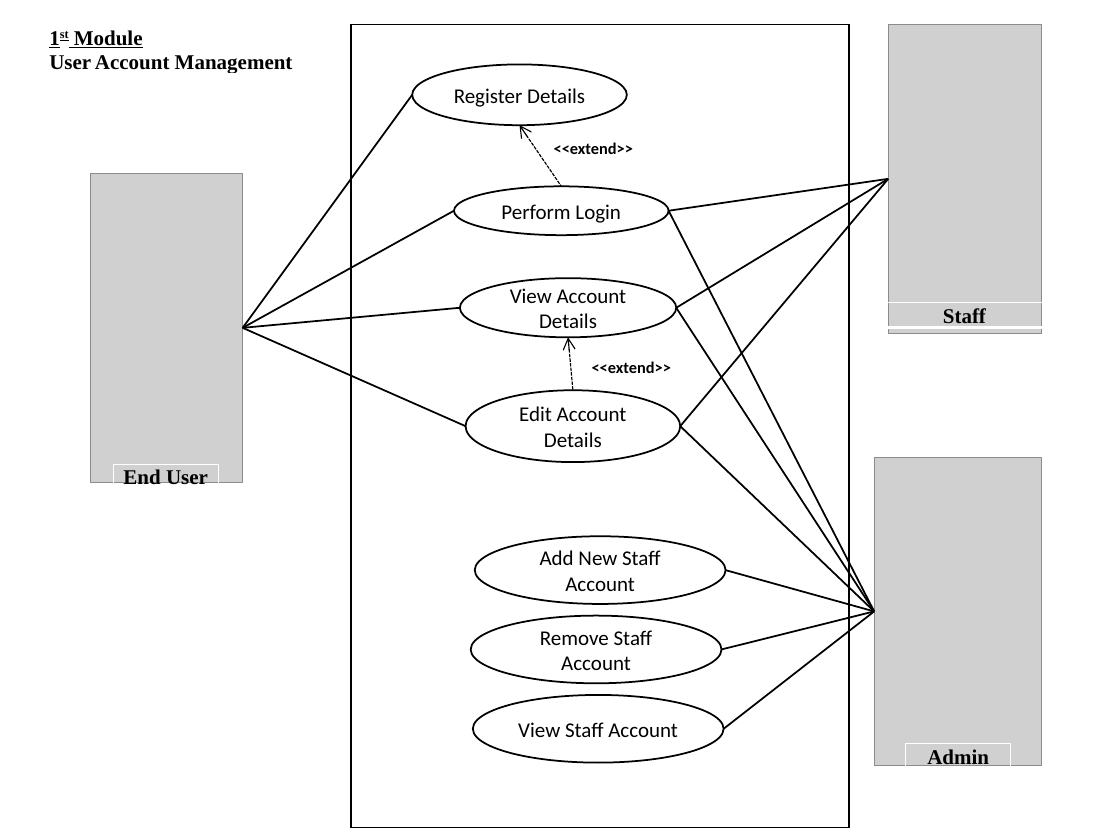
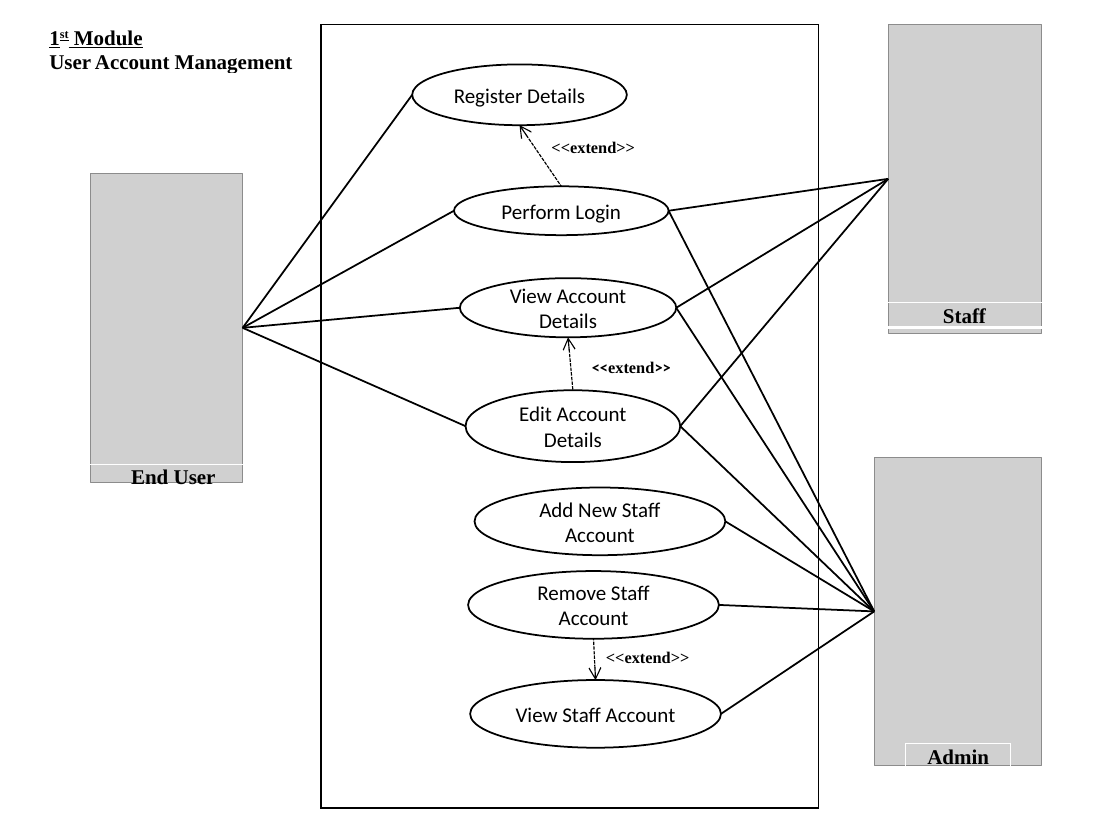
Before and after one commit to wayneng6010/FYP, a slide deck: slide 1 of Week 2/Use Case.pptx. Drawn at 1120x828 pixels with LibreOffice and Linux fonts; fonts in the diff are those of the drawing; grey boxes stand for pictures. Boxes give left, top, right and bottom in pixels: in the first picture for what was removed or moved away, otherwise in the second. Text is boxed around its words. In the diff, an @@ line names an element or a change of style, - is before the commit and + after.

```diff
--- a/Week 2/Use Case.pptx
+++ b/Week 2/Use Case.pptx
@@ rectangle: place and size @@
-rectangle at bbox=[351, 24, 849, 828]
+rectangle at bbox=[321, 24, 819, 808]
@@ table at bbox=[539, 138, 649, 159] @@
@@ font Calibri to Times New Roman @@
@@ table at bbox=[577, 356, 686, 377] @@
@@ font Calibri to Times New Roman in "<<extend>>" @@
@@ table: place and size @@
-table at bbox=[113, 465, 218, 535]
+table at bbox=[82, 465, 264, 500]
@@ ellipse "Add New Staff Account": place and size @@
-ellipse "Add New Staff Account" at bbox=[475, 537, 726, 605]
+ellipse "Add New Staff Account" at bbox=[475, 488, 726, 556]
@@ line moved from (875, 612) - (726, 571) to (875, 612) - (726, 522) @@
@@ ellipse "Remove Staff Account": place and size @@
-ellipse "Remove Staff Account" at bbox=[471, 616, 722, 684]
+ellipse "Remove Staff Account" at bbox=[468, 571, 719, 639]
@@ line moved from (875, 612) - (722, 650) to (875, 612) - (719, 606) @@
@@ line moved from (875, 612) - (723, 729) to (875, 612) - (721, 714) @@
@@ table added at bbox=[593, 649, 702, 670], 1 rows, 1 columns @@
+<<extend>>
@@ arrow added from (594, 639) to (596, 681), #000000 1 pt dashed @@
@@ ellipse "View Staff Account": place and size @@
-ellipse "View Staff Account" at bbox=[473, 696, 724, 764]
+ellipse "View Staff Account" at bbox=[471, 681, 722, 749]
```
Also in this commit, not shown: 4 slides added, 7 other files.
